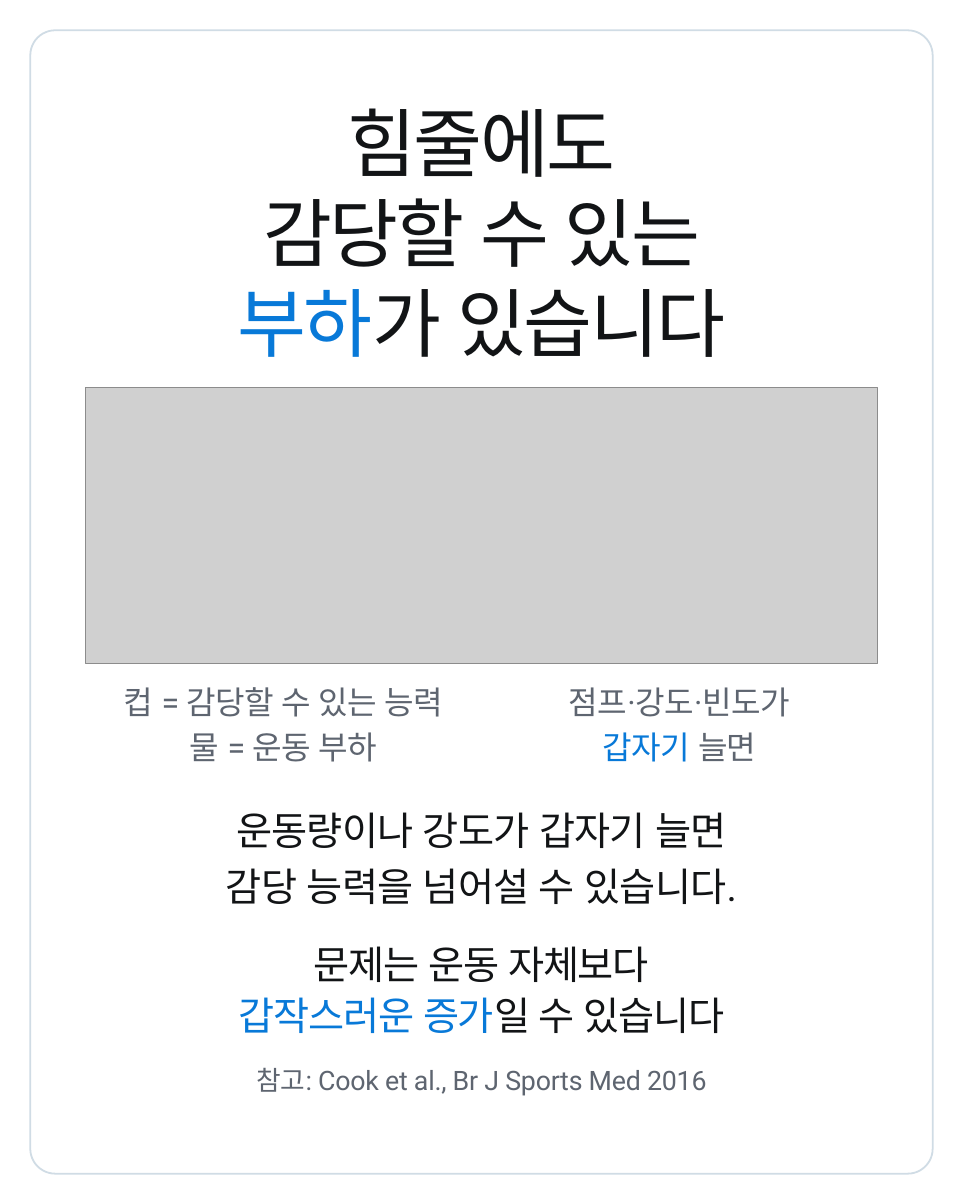
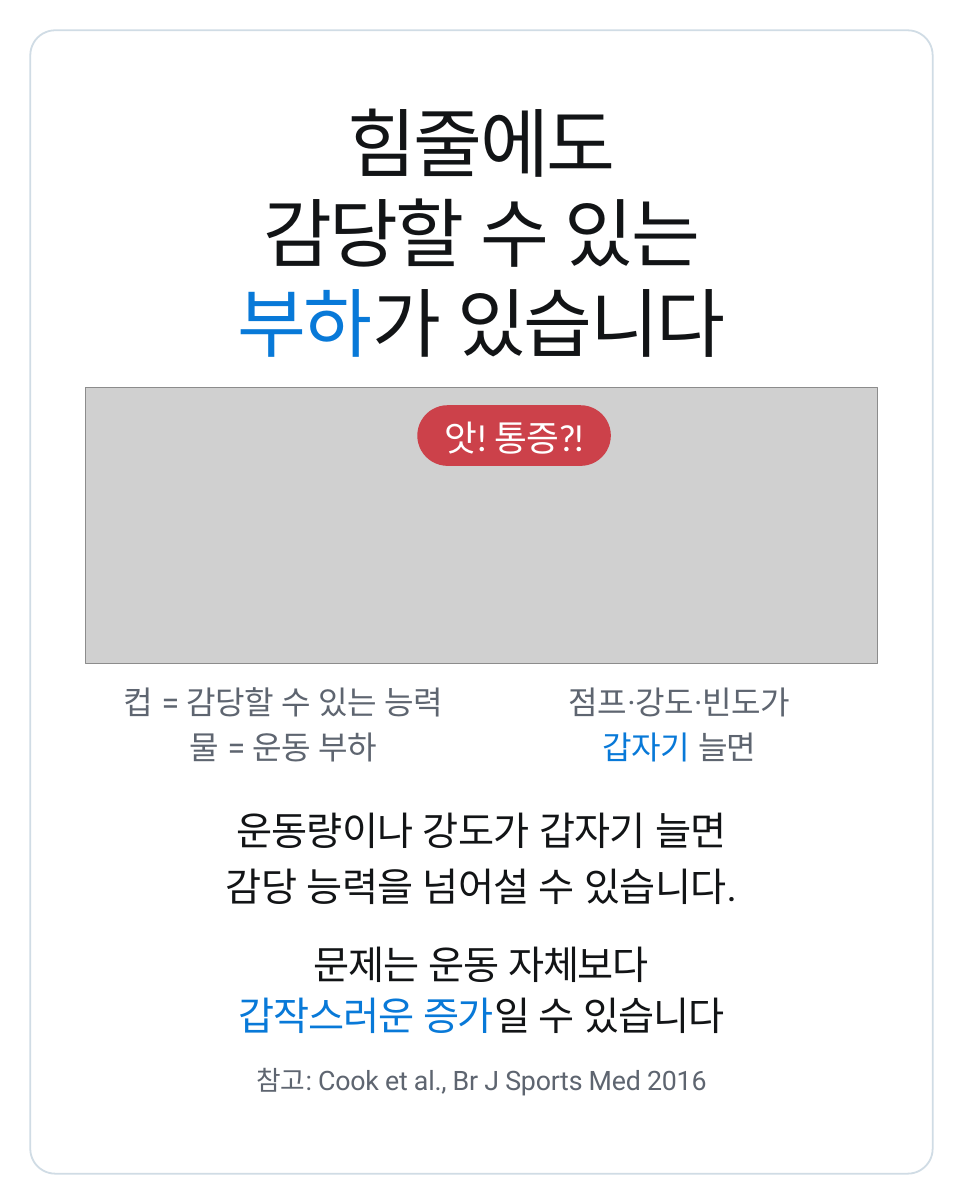
Before and after one commit to js920915-cyber/New-box, a slide deck: slide 2 of content/patellar-tendinopathy-loading/adobe-express/patellar-tendinopathy-loading-express.pptx. Drawn at 963x1204 pixels with LibreOffice and Linux fonts; fonts in the diff are those of the drawing; grey boxes stand for pictures. Boxes give left, top, right and bottom in pixels: in the first picture for what was removed or moved away, otherwise in the second. Text is boxed around its words. In the diff, an @@ line names an element or a change of style, - is before the commit and + after.

```diff
--- a/content/patellar-tendinopathy-loading/adobe-express/patellar-tendinopathy-loading-express.pptx
+++ b/content/patellar-tendinopathy-loading/adobe-express/patellar-tendinopathy-loading-express.pptx
@@ rounded rectangle added at bbox=[418, 405, 611, 466], fill #CC414A @@
@@ text added at bbox=[444, 421, 584, 454], 30 pt, text #FFFFFF @@
+앗! 통증?!
```
Also in this commit, not shown: 1 other slide changed, 25 other files.
